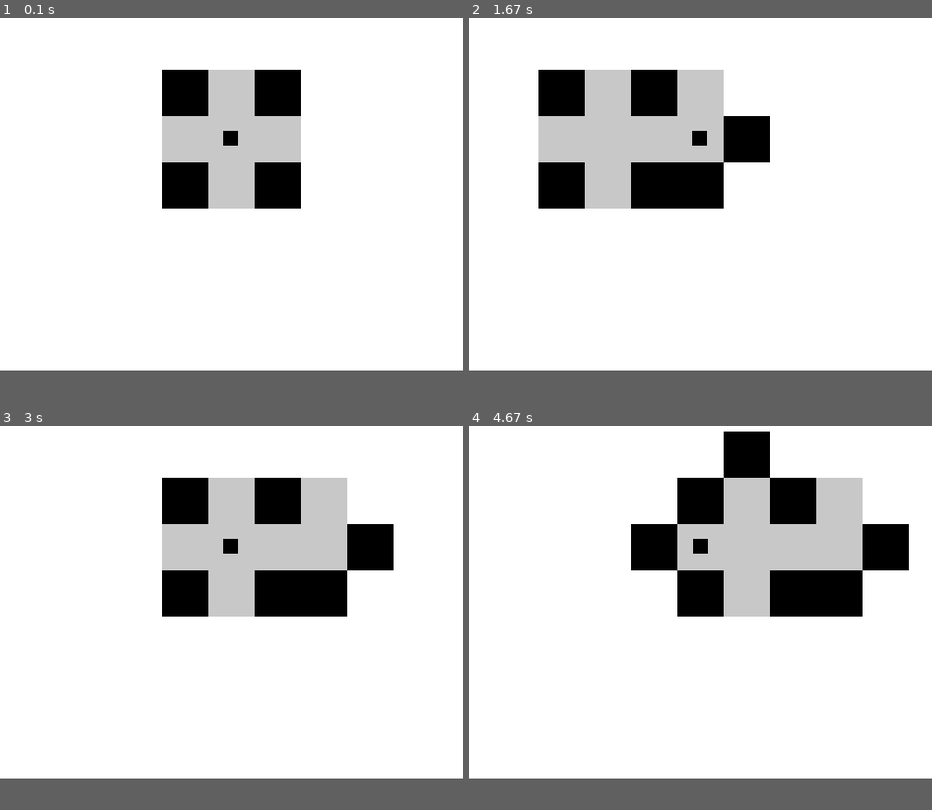
Above: before the commit, frames 1-4 (two rows, left to right).
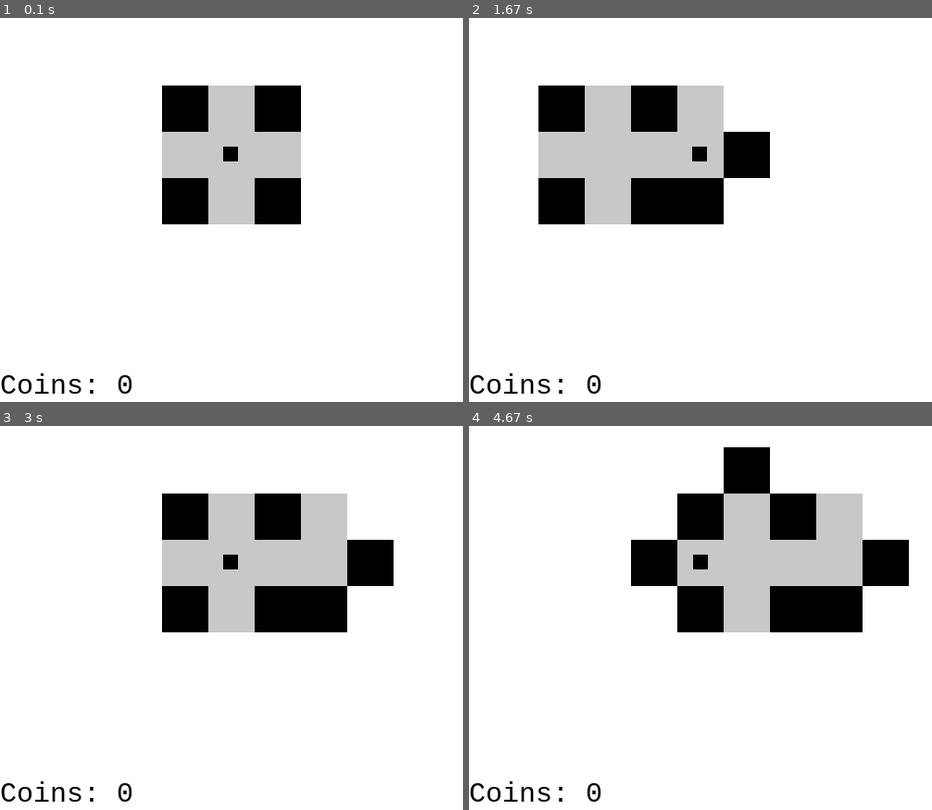
Above: after the commit, the same moments.

Repository: sillypantscoder/pygame_maze
Game: pygame game, started from main.py
The game is run twice, just before and just after one commit, with the same random seed, the same clock (stepped at 60 frames per second) and the same inputs.
Inputs:
- Up to frame 1 (0.1 s): no input
- Up to frame 2 (1.67 s): hold Right 0.33-0.8 s; hold Up 0.83-1.13 s; hold Right 1.17-1.63 s
- Up to frame 3 (3 s): hold Left 1.67-2.2 s; hold Down 2.23-2.53 s; hold Left 2.57-2.97 s
- Up to frame 4 (4.67 s): hold Up 3-3.37 s; hold Down 4.07-4.43 s; hold Left from 4.47 s (still down)
In our replay, the window is 500x500 before the commit and 500x534 after it. These sizes can differ from the game's own. Grey fills any space a smaller window leaves; there, only what the larger window draws over its background counts as a difference.

The runs differ from the first frame. In frame 1, 4.7% of the frame differs, in the area x 0-65%, y 13-98%; in frame 2, 6.8%; in frame 3, 6.8%; in frame 4, 8.0%, in the area x 0-95%, y 1-98%.

Commit message:
Added coins

Diff:
--- a/main.py
+++ b/main.py
@@ -1,13 +1,19 @@
 import pygame
 import random
+
+pygame.font.init()
 
 WHITE = (255, 255, 255)
 BLACK = (0, 0, 0)
 GRAY = (200, 200, 200)
+ORANGE = (217, 106, 22)
 ZOOM = 50
 BOARD = [{"x": x, "y": y, "state": 1 * ((x != 0) and (y != 0))} for x in [-1, 0, 1] for y in [-1, 0, 1]]
+FONT = pygame.font.SysFont("monospace", 30)
+FONTHEIGHT = FONT.render("0", True, BLACK).get_height()
 playerpos = [0, 0]
-SCREENSIZE = [500, 500]
+SCREENSIZE = [500, 500 + FONTHEIGHT]
+coins = 0
 
 def getBlock(x: int, y: int) -> "dict[str, int] | None":
 	"""Returns the block at the given coordinates."""
@@ -46,7 +52,7 @@
 
 def newBlockState() -> int:
 	"""Generates a new block state."""
-	return random.choices([0, 1], weights=[1, 1], k=1)[0]
+	return random.choices([0, 1, 2], weights=[30, 20, 2], k=1)[0]
 
 screen = pygame.display.set_mode(SCREENSIZE, pygame.RESIZABLE)
 
@@ -71,7 +77,6 @@
 	# Drawing
 	offset = [(SCREENSIZE[0] / 2) + (ZOOM / -2) + (playerpos[0] * -ZOOM), (SCREENSIZE[1] / 2) + (ZOOM / -2) + (playerpos[1] * -ZOOM)]
 	screen.fill(WHITE)
-	alreadySeen = []
 	for cell in BOARD:
 		cellrect = pygame.Rect(cell["x"] * ZOOM, cell["y"] * ZOOM, ZOOM, ZOOM)
 		cellrect.move_ip(*offset)
@@ -79,9 +84,18 @@
 			pygame.draw.rect(screen, GRAY, cellrect)
 		if cell["state"] == 1:
 			pygame.draw.rect(screen, BLACK, cellrect)
+		if cell["state"] == 2:
+			pygame.draw.rect(screen, GRAY, cellrect)
+			pygame.draw.circle(screen, ORANGE, cellrect.center, int(ZOOM / 4))
+			if cell["x"] == playerpos[0] and cell["y"] == playerpos[1]:
+				cell["state"] = 0
+				coins += 1
 	playerrect = pygame.Rect((playerpos[0] * ZOOM) + (ZOOM / 3), (playerpos[1] * ZOOM) + (ZOOM / 3), ZOOM / 3, ZOOM / 3)
 	playerrect.move_ip(*offset)
 	pygame.draw.rect(screen, BLACK, playerrect)
+	toolbarrect = pygame.Rect(0, SCREENSIZE[1] - FONTHEIGHT, SCREENSIZE[0], FONTHEIGHT)
+	pygame.draw.rect(screen, WHITE, toolbarrect)
+	screen.blit(FONT.render("Coins: " + str(coins), True, BLACK), toolbarrect.topleft)
 	# Flip
 	pygame.display.flip()
 	c.tick(60)
